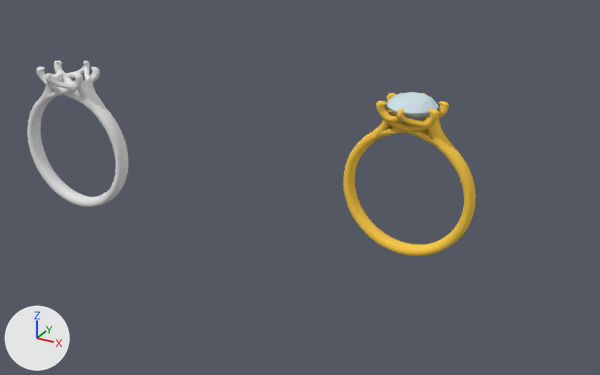
The Blender file taurus/first_attempt.blend, before and after one commit.
One viewpoint serves both versions: a 50 mm lens placed at (34.3, -108.5, 42.4), pointed at (-13.0, -22.5, -0.7). The lights are fixed; the arrows at lower left show +X, +Y and +Z.

Objects in the first picture: 'Diamond_newring', 'RENDER_RING', 'fifth_try_setting_curve.003', 'ring_body', 'swoop2'.
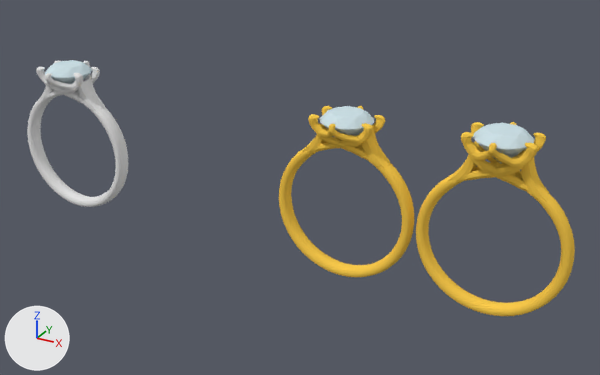
The newer file is also turned or shifted as a whole; pictures and numbers use the older file's frame.

Where the change shows, as pixel boxes [x1, y1, x2, y2] in the pictures (600 x 375 px):
'REDER RING 2', added (yellow)
    after: [416, 122, 575, 316]
'REDER RING 1', added (yellow)
    after: [279, 106, 414, 277]
'RENDER_RING', deleted (yellow)
    before: [343, 93, 476, 256]
'Diamond_newring', moved
    before: [386, 92, 438, 125]
    after: [45, 60, 92, 84]
'Diamond_newring.002', added
    after: [473, 123, 534, 164]
'Diamond_newring.001', added
    after: [320, 106, 374, 136]

The edits, one by one:
Mesh me_torus_005 is new.
It has 5656 vertices, 5648 faces and spans x -1.48..1.48, y -1.4..2.09, z -0.93..0.93.
It uses material mat_gold (yellow #fccc4d).
Mesh me_torus_006 is new.
It has 5656 vertices, 5648 faces and spans x -1.48..1.48, y -1.4..2.26, z -0.93..0.93.
It uses material mat_gold (yellow #fccc4d).
Object 'RENDER_RING' (ob_render_ring) is deleted.
Object 'Diamond_newring' (ob_diamond_newring) moves from (-0.02, -18.09, 10.26) to (-46.22, -27.32, 10.44).
Object 'Diamond_newring.001' (ob_diamond_newring_001) is new; it shows a copy of the mesh of ob_diamond_newring.
Its location is (-4.28, -27.32, 10.44).
Its rotation in degrees is (90, 0, 90).
Its scale is (0.915, 1.0, 0.915).
Object 'REDER RING 1' (ob_reder_ring_1) is new; it shows me_torus_005.
Its location is (-4.31, -27.39, -0.24).
Its rotation in degrees is (90, 0, 0).
Its scale is (5.92, 5.92, 4.4).
Object 'REDER RING 2' (ob_reder_ring_2) is new; it shows me_torus_006.
Its location is (13.64, -27.39, -0.24).
Its rotation in degrees is (90, 0, 0).
Its scale is (5.92, 5.92, 4.4).
Object 'Diamond_newring.002' (ob_diamond_newring_002) is new; it shows a copy of the mesh of ob_diamond_newring.
Its location is (13.67, -27.32, 11.44).
Its rotation in degrees is (90, 0, 90).
Its scale is (0.915, 1.0, 0.915).
